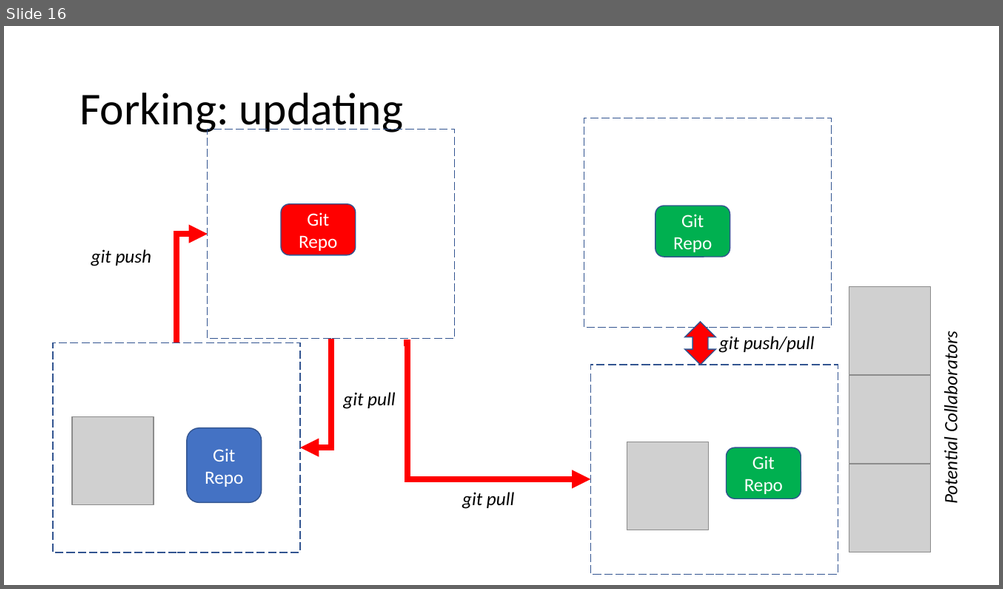
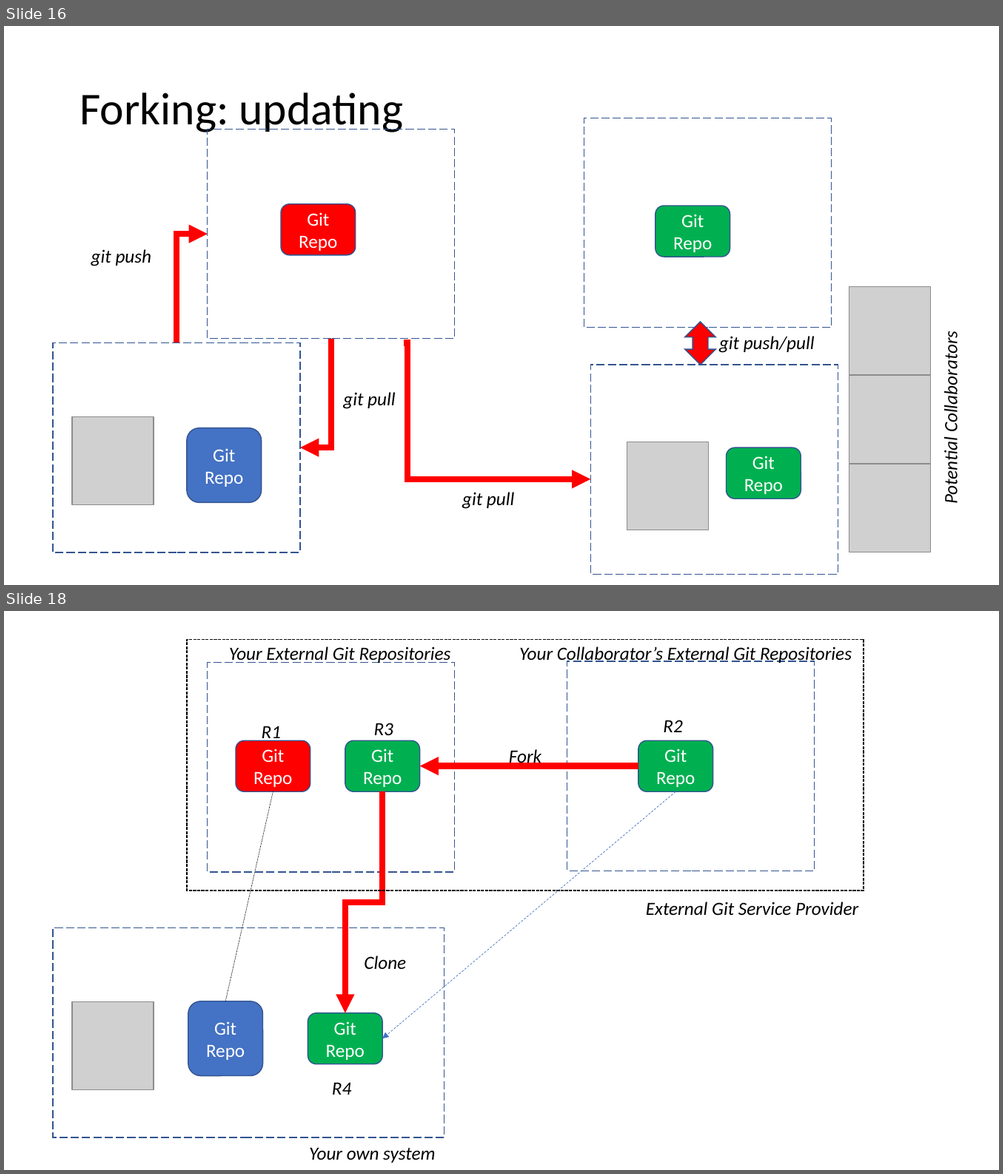
Before and after one commit to softwaresaved/2019-09-05-belfast-git-rss, a slide deck: slides/GitCollaborativeModels.pptx. Shown one above the other, each under a label of ours: slide 16 before the commit, slides 16 and 18 after it; the slides between them are not shown. The pictures are 1003x589 and 1003x1174 pixels, drawn with LibreOffice and Linux fonts; fonts in the diff are those of the drawing; grey boxes stand for pictures. Boxes give left, top, right and bottom in pixels: in the first picture for what was removed or moved away, otherwise in the second. Text is boxed around its words. In the diff, an @@ line names an element or a change of style, - is before the commit and + after.

```diff
--- a/slides/GitCollaborativeModels.pptx
+++ b/slides/GitCollaborativeModels.pptx
@@ slide 18 added at <box>4,611,999,1170</box>, background #FFFFFF @@
@@ group added at <box>54,639,864,1163</box>: 10 texts, 5 rounded rectangles, 4 rectangles, 2 elbow arrows, 1 picture, 1 arrow, 1 line @@
+Git Repo
+Git Repo
+Git Repo
+Git Repo
+External Git Service Provider
+R1
+R3
+R4
+R2
+Fork
+Clone
+Your own system
+Git Repo
+Your Collaborator’s External Git Repositories
+Your External Git Repositories
```
Also in this commit, not shown: 2 slides changed.
